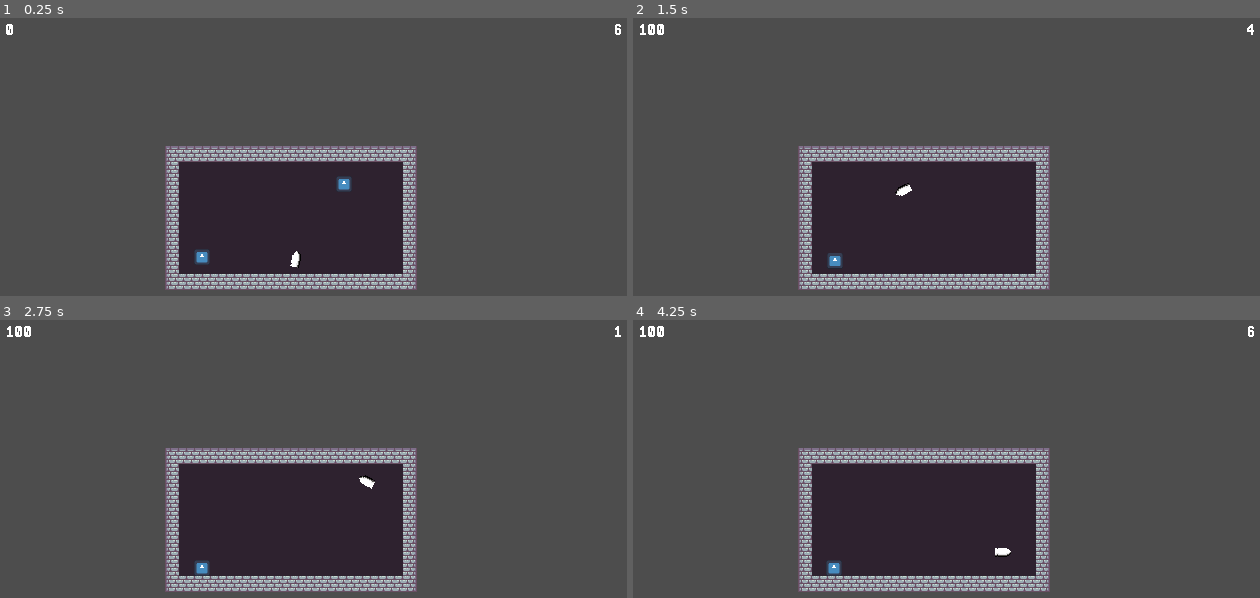
Above: before the commit, frames 1-4 (two rows, left to right).
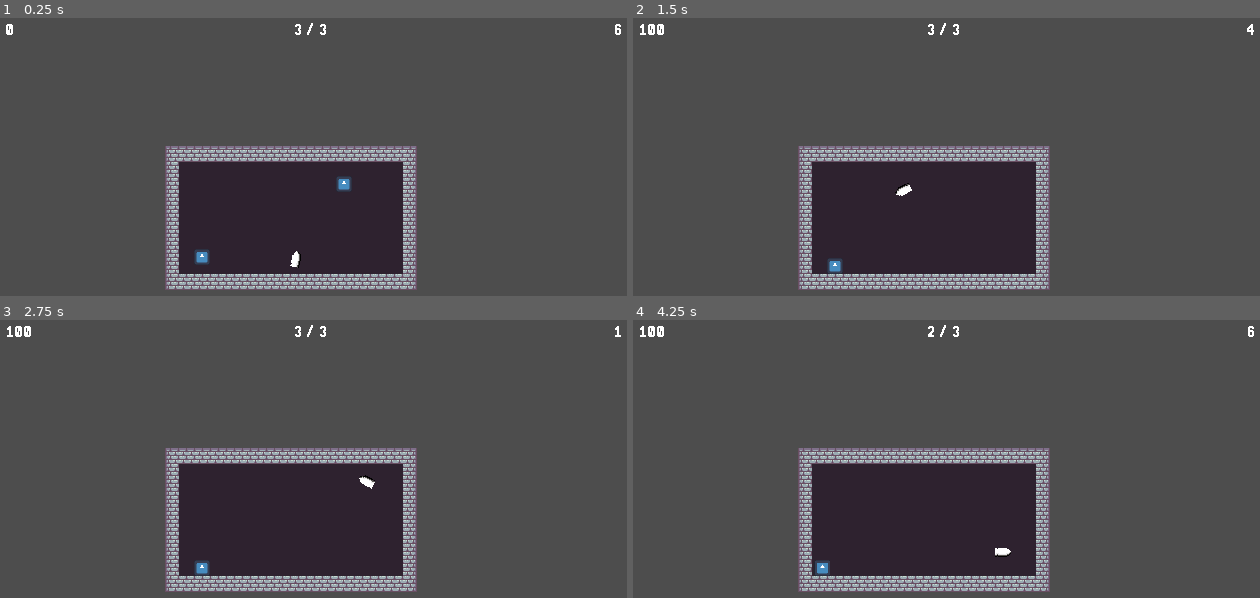
Above: after the commit, the same moments.

Repository: Thomas-Fortier/PirateJam2025
Game: Godot game, scene res://levels/playground_jon.tscn
Same seed, same stepped clock (60 frames per second), same inputs: the game is played once before the commit and once after it. This scene is started directly instead of the project's main scene. The engine's default icon, where the game draws it, is replaced by a stand-in: a white triangle on a blue panel in a dark square.
Inputs (mouse positions are in pixels of both pictures, inside the frame that each line leads up to):
- Up to frame 1 (0.25 s): no input
- Up to frame 2 (1.5 s): tap Enter at 0.5 s; move the mouse to (1078, 179) at 0.52 s; click (1078, 179) at 0.6 s; move the mouse to (814, 215) at 1.27 s; click (814, 215) at 1.35 s
- Up to frame 3 (2.75 s): move the mouse to (369, 420) at 2.02 s; click (369, 420) at 2.1 s
- Up to frame 4 (4.25 s): move the mouse to (908, 572) at 2.77 s; click (908, 572) at 2.85 s; tap Space at 3.5 s; move the mouse to (1134, 553) at 3.52 s; click (1134, 553) at 3.6 s

The runs differ from the first frame. In frame 1, less than 0.1% of the frame differs, in the area x 47-52%, y 1-7%; in frame 2, 0.2%; in frame 3, less than 0.1%; in frame 4, 0.3%, in the area x 29-52%, y 1-92%.

Commit message:
Implemented turns

Diff:
--- a/src/entities/bullet/bullet.gd
+++ b/src/entities/bullet/bullet.gd
@@ -9,8 +9,12 @@
 
 # Private members
 var _is_selecting_direction: bool = true
+var _is_paused: bool = false
 
 func _physics_process(delta: float) -> void:
+	if _is_paused:
+		return
+
 	if _is_selecting_direction:
 		_follow_cursor()
 		return
@@ -33,6 +37,10 @@
 func select_direction() -> void:
 	_is_selecting_direction = true
 
+## Pauses the bullet movement.
+func toggle_pause() -> void:
+	_is_paused = !_is_paused
+
 ## Bonces the bullet off of a given collision object.
 func _bounce_off_wall(collision: KinematicCollision2D) -> void:
 	velocity = velocity.bounce(collision.get_normal())
--- a/src/entities/enemies/moving/moving_enemy.gd
+++ b/src/entities/enemies/moving/moving_enemy.gd
@@ -1,13 +1,14 @@
 class_name MovingEnemy
 extends Enemy
 
-const speed = 30
+const speed = 3000
 var dir: Vector2
 
 func _ready() -> void:
 	add_to_group("enemies")
 
-func _process(delta):
+func _physics_process(delta):
+	print(Engine.get_frames_per_second())
 	move(delta)
 
 func _on_death() -> void:
@@ -17,7 +18,7 @@
 ## Make the enemy move in a random direction
 func move(delta):
 	# TODO: Implement logic to prevent enemy from gaining speed if the same direction is chosen twice in a row
-	velocity += dir * speed * delta
+	velocity = dir * speed * delta
 	move_and_slide()
 
 ## Function to choose random wait time and direction to move
--- a/src/scripts/globals/game_manager.gd
+++ b/src/scripts/globals/game_manager.gd
@@ -5,12 +5,16 @@
 signal points_changed(points: int)
 ## Signal called when the number of ricochets remaining has been changed.
 signal ricochets_changed(ricochets_remaining: int)
+## Signal called when the number of turns has changed.
+signal turns_changed(turns: int, max_turns: int)
 
 @export_category("Dependencies")
 ## The main bullet that the player controls.
 @export var bullet: Bullet = null
 
 @export_category("Stats")
+## The number of max turns the bullet has.
+@export var max_turns: int = 3
 ## The number of max ricochets the bullet has.
 @export var max_ricochets: int = 6
 ## The total points that the player has.
@@ -28,6 +32,13 @@
 			return
 		ricochets_remaining = value
 		ricochets_changed.emit(value)
+## The number of turns the bullet has.
+var remaining_turns: int:
+	set(value):
+		if remaining_turns == value:
+			return
+		remaining_turns = value
+		turns_changed.emit(value, max_turns)
 ## Represents all enemies in the current level.
 var enemies: Array[Enemy] = []
 
@@ -36,6 +47,7 @@
 	bullet.bounced_off_wall.connect(_on_bullet_bounce)
 
 	ricochets_remaining = max_ricochets
+	remaining_turns = max_turns
 
 	call_deferred("_initialize_enemies")
 
@@ -55,5 +67,16 @@
 		ricochets_remaining -= 1
 		return
 
+	if remaining_turns > 1:
+		remaining_turns -= 1
+	else:
+		_handle_game_over()
+		return # TODO: Game over logic.
+
 	bullet.select_direction()
 	ricochets_remaining = max_ricochets
+
+func _handle_game_over() -> void:
+	remaining_turns -= 1
+	print("Game over.")
+	bullet.toggle_pause()
--- a/src/ui/overlay/overlay.gd
+++ b/src/ui/overlay/overlay.gd
@@ -7,6 +7,7 @@
 # Private members
 @onready var _points: Points = %Points
 @onready var _ricochets: Ricochets = %Ricochets
+@onready var _turns: Turns = %Turns
 
 func _ready() -> void:
 	assert(game_manager != null, "The specified game manager cannot be null.")
@@ -15,7 +16,7 @@
 func _initialize() -> void:
 	_points.initialize(game_manager)
 	_ricochets.initialize(game_manager)
-
+	_turns.initialize(game_manager)
 
 func _on_timer_timeout() -> void:
 	pass # Replace with function body.
--- a/src/ui/overlay/overlay.tscn
+++ b/src/ui/overlay/overlay.tscn
@@ -1,11 +1,15 @@
-[gd_scene load_steps=7 format=3 uid="uid://bdqn7gj1xmqay"]
+[gd_scene load_steps=9 format=3 uid="uid://bdqn7gj1xmqay"]
 
 [ext_resource type="FontFile" uid="uid://c4arg06qh2sqx" path="res://assets/fonts/pixellari.ttf" id="1_2blrg"]
 [ext_resource type="Script" path="res://ui/overlay/points.gd" id="1_mxe75"]
 [ext_resource type="Script" path="res://ui/overlay/overlay.gd" id="1_puhe0"]
 [ext_resource type="Script" path="res://ui/overlay/ricochets.gd" id="4_bc4tj"]
+[ext_resource type="Script" path="res://ui/overlay/turns.gd" id="4_tfg6g"]
 
 [sub_resource type="LabelSettings" id="LabelSettings_buvxj"]
+font = ExtResource("1_2blrg")
+
+[sub_resource type="LabelSettings" id="LabelSettings_5g3tt"]
 font = ExtResource("1_2blrg")
 
 [sub_resource type="LabelSettings" id="LabelSettings_71duj"]
@@ -58,6 +62,25 @@
 text = "0"
 label_settings = SubResource("LabelSettings_buvxj")
 
+[node name="Turns" type="Control" parent="Margin/Viewport/Stats"]
+unique_name_in_owner = true
+layout_mode = 1
+anchors_preset = 5
+anchor_left = 0.5
+anchor_right = 0.5
+offset_left = -20.0
+offset_right = 20.0
+offset_bottom = 40.0
+grow_horizontal = 2
+script = ExtResource("4_tfg6g")
+
+[node name="TurnsLabel" type="Label" parent="Margin/Viewport/Stats/Turns"]
+layout_mode = 0
+offset_right = 40.0
+offset_bottom = 23.0
+text = "0 / 0"
+label_settings = SubResource("LabelSettings_5g3tt")
+
 [node name="Ricochets" type="Control" parent="Margin/Viewport/Stats"]
 unique_name_in_owner = true
 layout_mode = 1
--- /dev/null
+++ b/src/ui/overlay/turns.gd
@@ -0,0 +1,23 @@
+class_name Turns
+extends Control
+
+# Private members
+@onready var _turns_label: Label = $TurnsLabel
+
+# TODO: Isolate colors for re-usability
+const CRITICAL_COLOR = Color.RED
+const NORMAL_COLOR = Color.WHITE
+
+## Initializes this script with a given GameManager.
+func initialize(game_manager: GameManager) -> void:
+	assert(game_manager != null, "The specified game manager cannot be null.")
+	_turns_label.text = _get_turns_text(game_manager.remaining_turns, game_manager.max_turns)
+	game_manager.turns_changed.connect(_on_turns_changed)
+
+## Logic that is executed when the turns have been changed.
+func _on_turns_changed(turns: int, max_turns: int) -> void:
+	_turns_label.text = _get_turns_text(turns, max_turns)
+	_turns_label.label_settings.font_color = CRITICAL_COLOR if turns <= 1 else NORMAL_COLOR
+
+func _get_turns_text(turns: int, max_turns: int) -> String:
+	return "%s / %s" % [str(turns), str(max_turns)]
